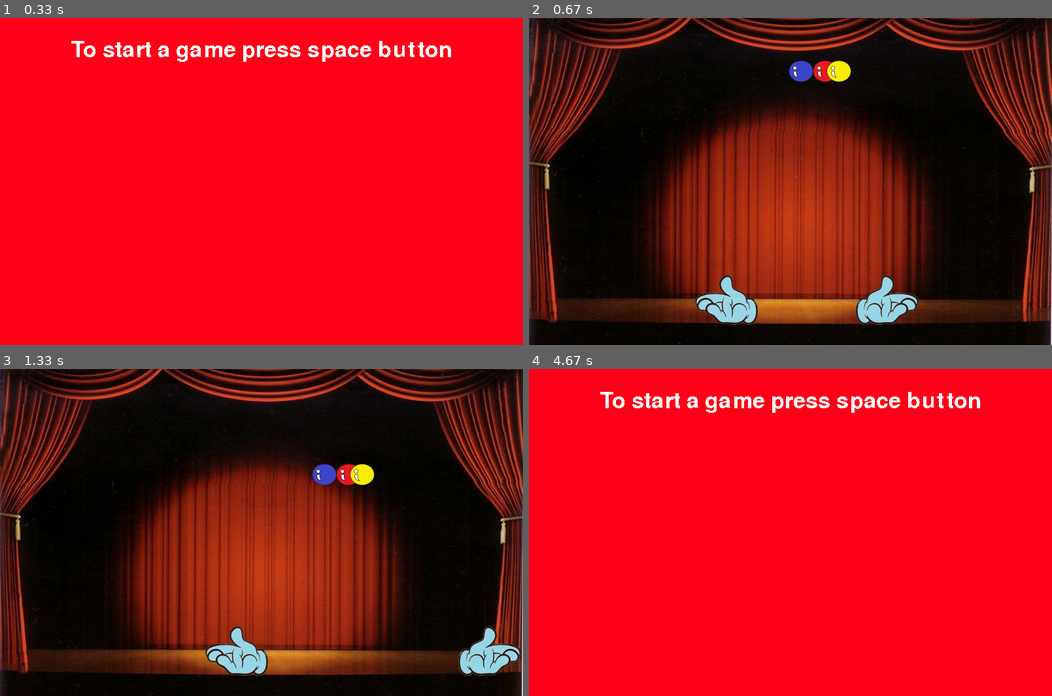
Above: before the commit, frames 1-4 (two rows, left to right).
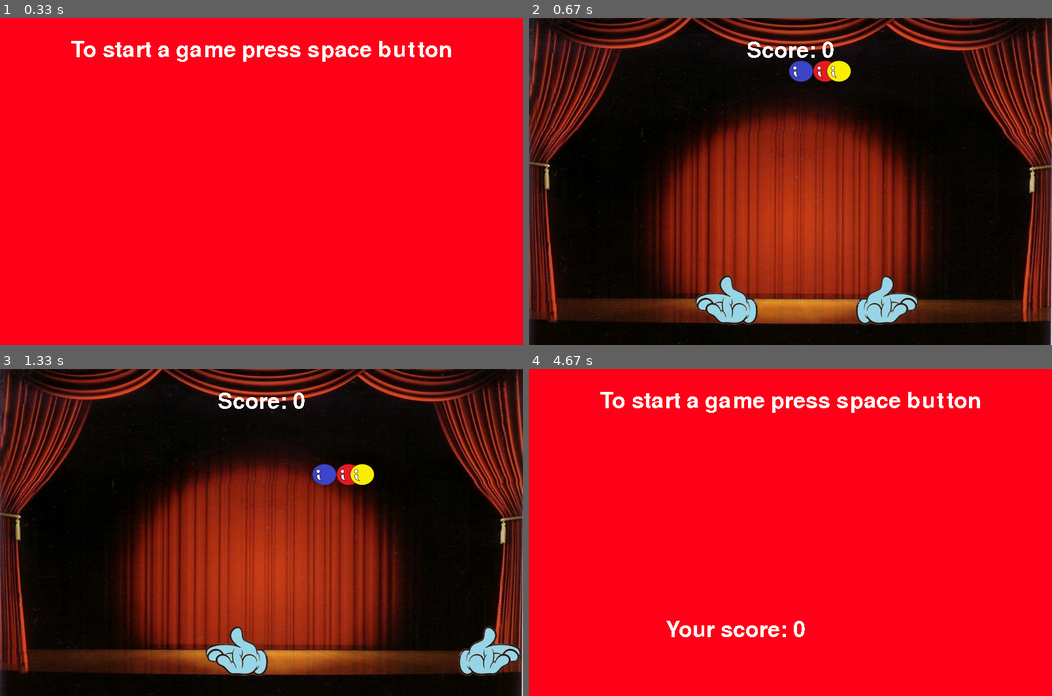
Above: after the commit, the same moments.

Repository: finziamit/PyGame
Game: pygame game, started from 2nd game/Juggle.py
Same seed, same stepped clock (60 frames per second), same inputs: the game is played once before the commit and once after it.
Inputs:
- Up to frame 1 (0.33 s): no input
- Up to frame 2 (0.67 s): tap Space at 0.33 s
- Up to frame 3 (1.33 s): hold Right 0.67-1.13 s; hold Right from 1.17 s (still down); hold D from 1.17 s (still down)
- Up to frame 4 (4.67 s): release Right at 1.63 s; release D at 1.63 s; hold Left 1.67-2.2 s; hold A 1.67-2.2 s; hold Left 2.23-2.63 s; hold A 2.23-2.63 s; hold Right 2.67-3.3 s; hold D 2.67-3.3 s; hold Left 3.33-3.8 s; hold A 3.33-3.8 s; hold Right 3.83-4.3 s; hold D 3.83-4.3 s

Frame 1 is identical in both runs. In frame 2, 0.3% of the frame differs, in the area x 41-59%, y 7-13%; in frame 3, 0.3%; in frame 4, 0.5%, in the area x 26-53%, y 77-82%.

Commit message:
Add score count

Diff:
--- a/2nd game/Juggle.py
+++ b/2nd game/Juggle.py
@@ -92,7 +92,6 @@
 
             self.__rect.x += self.__direction * self.__speed
 
-
 def game_play():
     screen = display.set_mode((800,500))
     display.set_caption("Juggler")
@@ -110,9 +109,11 @@
 
     test_font = font.Font(None, 50)
     game_deactivated_screen_color = (255,0,24)
-    game_deactivated_text_color = (255, 255, 255)
-    instructions_text_surface = test_font.render("To start a game press space button", False, game_deactivated_text_color)
+    instructions_text_surface = test_font.render("To start a game press space button", False, 'white')
     instructions_text_rect = instructions_text_surface.get_rect(center = (400,50))
+
+    score_surface = test_font.render(f"Score: 0", False, 'white')
+    score_rect = score_surface.get_rect(center = (400, 50))
 
     balls = [blue_ball, red_ball, yellow_ball]
     game_active = False
@@ -121,6 +122,7 @@
     move_right_hand_left = False
     move_left_hand_right = False
     move_left_hand_left = False
+    score = -1
     while 1:
         for action in event.get():
                 if action.type == QUIT:
@@ -161,6 +163,7 @@
                 else:
                     if action.type == KEYDOWN and action.key == K_SPACE:
                         game_active = True
+                        score = 0
                         right_hand.rect.x = 500
                         left_hand.rect.x = 250
                         for ball in balls:
@@ -197,19 +200,30 @@
                 if left_hand.rect.colliderect(ball.rect) or right_hand.rect.colliderect(ball.rect):
                     ball.first_touch = False
                     ball.direction = choice([-1, 1])
+                    ball.rect.bottom = right_hand.rect.top
                     ball.speed = choice(range(2,4)) / 2
                     ball.ball_gravity = choice(range(8,11)) * -1
                     ball.move_ball()
+                    score += 1
+
+            score_surface = test_font.render(f"Score: {score}", False, 'white')
 
             screen.blit(background_surface, (0, 0))
             screen.blit(right_hand.surface, right_hand.rect)
             screen.blit(left_hand.surface, left_hand.rect)
+            screen.blit(score_surface, score_rect)
             for ball in balls:
                 screen.blit(ball.surface, ball.rect)
         # end of game_active
         else: # if game is not active
             screen.fill(game_deactivated_screen_color)
             screen.blit(instructions_text_surface, instructions_text_rect)
+
+            final_score_surface = test_font.render(f"Your score: {score}", False, 'white')
+            final_score_rect = instructions_text_surface.get_rect(center = (500, 400))
+
+            if score >= 0: screen.blit(final_score_surface, final_score_rect)
+
             move_right_hand_right = False
             move_right_hand_left = False
             move_left_hand_right = False
